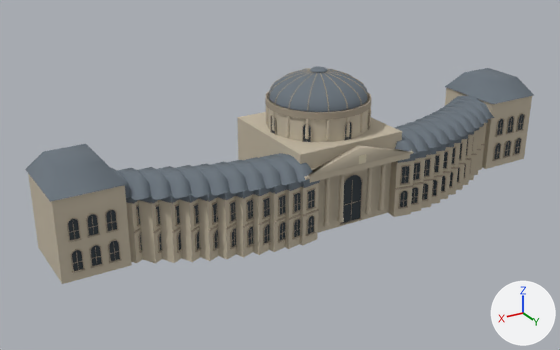
What one commit did to the glTF model public/models/buildings/paris-institut-de-france-near.glb.
Both versions are drawn from a 50 mm camera at (125.8, 182.2, 105.6) aimed at (11.5, -8.3, 10.4). Lighting does not change. The marker at lower right points along +X, +Y and +Z. The older version comes first. Where no turn or scale is listed for an object, it has been applied to the vertices. Vertices at exactly the same position are counted once.

The first picture shows 'paris-institut-de-france-0-glass', 'paris-institut-de-france-0-shade', 'paris-institut-de-france-0-slate', 'paris-institut-de-france-0-stone' and 1 more.
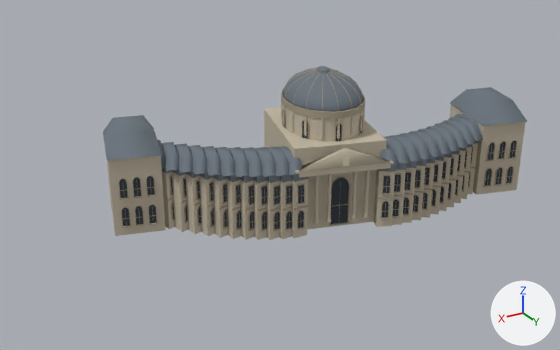
ob_institut_de_france is not drawn itself; it is the parent of ob_paris_institut_de_france_0_shade.

Where the newer file only moved an object's origin or applied its transform, the numbers keep the older frame.

The change, as a list of edits to the scene's bpy script:
```text
Change me_mesh_0:
    used by ob_paris_institut_de_france_0_stone; location = (0.0, 0.0, 0.0)
    remove me_mesh_0.from_pydata(...)  # 1378 vertices, 2384 faces; spans x -84.0..84.0, y -24.0..18.0, z 0.0..43.0
    add me_mesh_0.from_pydata(...)  # 1378 vertices, 2384 faces; spans x -68.0..63.0, y -37.0..23.0, z 0.0..43.0
    me_mesh_0 part 1: the whole mesh is multiplied about the mesh origin by the matrix ((0.738, 0.284, 0.0), (-0.219, 0.959, 0.0), (0.0, 0.0, 1.0))
Change me_mesh_1:
    used by ob_paris_institut_de_france_0_slate; location = (0.0, 0.0, 0.0)
    remove me_mesh_1.from_pydata(...)  # 1169 vertices, 1996 faces; spans x -85.0..85.0, y -20.0..18.0, z 18.0..44.0
    add me_mesh_1.from_pydata(...)  # 1169 vertices, 1996 faces; spans x -68.0..64.0, y -38.0..24.0, z 18.0..44.0
    me_mesh_1 part 2: the whole mesh is multiplied about its middle by the matrix ((0.738, 0.284, 0.0), (-0.219, 0.959, 0.0), (0.0, 0.0, 1.0))
Change me_mesh_2:
    used by ob_paris_institut_de_france_0_glass; location = (0.0, 0.0, 0.0)
    remove me_mesh_2.from_pydata(...)  # 1047 vertices, 1053 faces; spans x -81.0..81.0, y -21.0..18.0, z 1.0..32.0
    add me_mesh_2.from_pydata(...)  # 1047 vertices, 1053 faces; spans x -59.0..61.0, y -20.0..22.0, z 1.0..32.0
    me_mesh_2 part 3: the whole mesh is multiplied about its middle by the matrix ((0.738, 0.284, 0.0), (-0.219, 0.959, 0.0), (0.0, 0.0, 1.0))
Change me_mesh_3:
    used by ob_paris_institut_de_france_0_shade; parent = ob_institut_de_france; location = (0.0, 0.0, 0.0)
    remove me_mesh_3.from_pydata(...)  # 7234 vertices, 12304 faces; spans x -82.0..82.0, y -21.0..18.0, z 1.0..43.0
    add me_mesh_3.from_pydata(...)  # 7228 vertices, 12304 faces; spans x -63.0..63.0, y -21.0..18.0, z 1.0..43.0
    me_mesh_3 part 4: the loose piece of 8 vertices spanning x -23.0..-20.0, y 17.0..18.0, z 11.0 is scaled about its middle by (-1.43, -1.28, 1.33), then moved by (8.0, 0.0, -1.0)
    me_mesh_3 part 5: 347 loose pieces with 4210 vertices, spanning x -82.0..82.0, y -21.0..18.0, z 1.0..42.0, are deleted
    me_mesh_3 part 6: 106 vertices moved within x -56.0..56.0, y 4.0..18.0, z 3.0..18.0; 1790 vertices removed from x -58.0..58.0, y -21.0..18.0, z 3.0..43.0; 5994 vertices added at x -63.0..63.0, y -21.0..18.0, z 1.0..43.0
    other edits to the shape of me_mesh_3 do not show in these pictures
Change ob_institut_de_france:
    ob_institut_de_france.rotation_euler: (0.0, 0.0, 0.0) -> (0.0, 0.0, -0.288)  # degrees (0, 0, 0) -> degrees (0, 0, -17)
```

Pixel boxes [x1, y1, x2, y2] of what changed, in the pictures (560 x 350 px; the box of a moved part takes in the faces that stretch with it):
'paris-institut-de-france-0-stone', reshaped
    before: [28, 72, 532, 284]
    after: [107, 93, 525, 240]
'paris-institut-de-france-0-slate', reshaped (17% narrower, 15% shorter)
    before: [25, 66, 534, 204]
    after: [103, 66, 527, 183]
'paris-institut-de-france-0-glass', reshaped (13% narrower, 24% shorter)
    before: [68, 114, 524, 271]
    after: [119, 111, 516, 230]
'paris-institut-de-france-0-shade', reshaped, turned
    before: [67, 68, 525, 273]
    after: [119, 67, 517, 231]
part 4 of me_mesh_3, moved or reshaped
    before: [413, 179, 421, 181]
    after: [378, 197, 394, 199]
part 5 of me_mesh_3, deleted
    before: [67, 81, 525, 273]
part 6 of me_mesh_3, cut back
    before: [155, 69, 459, 253]
    after: [119, 68, 517, 231]
